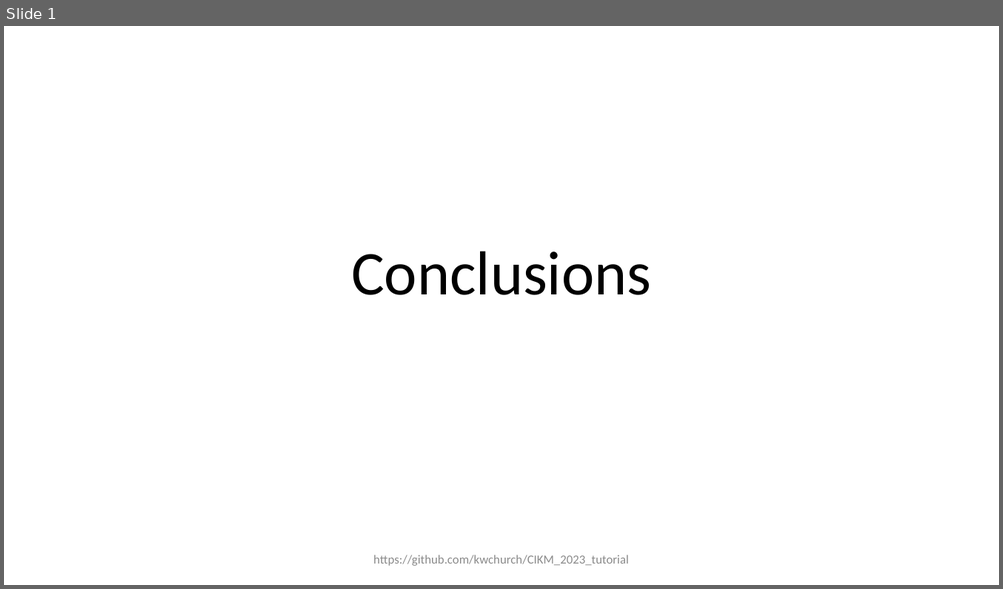
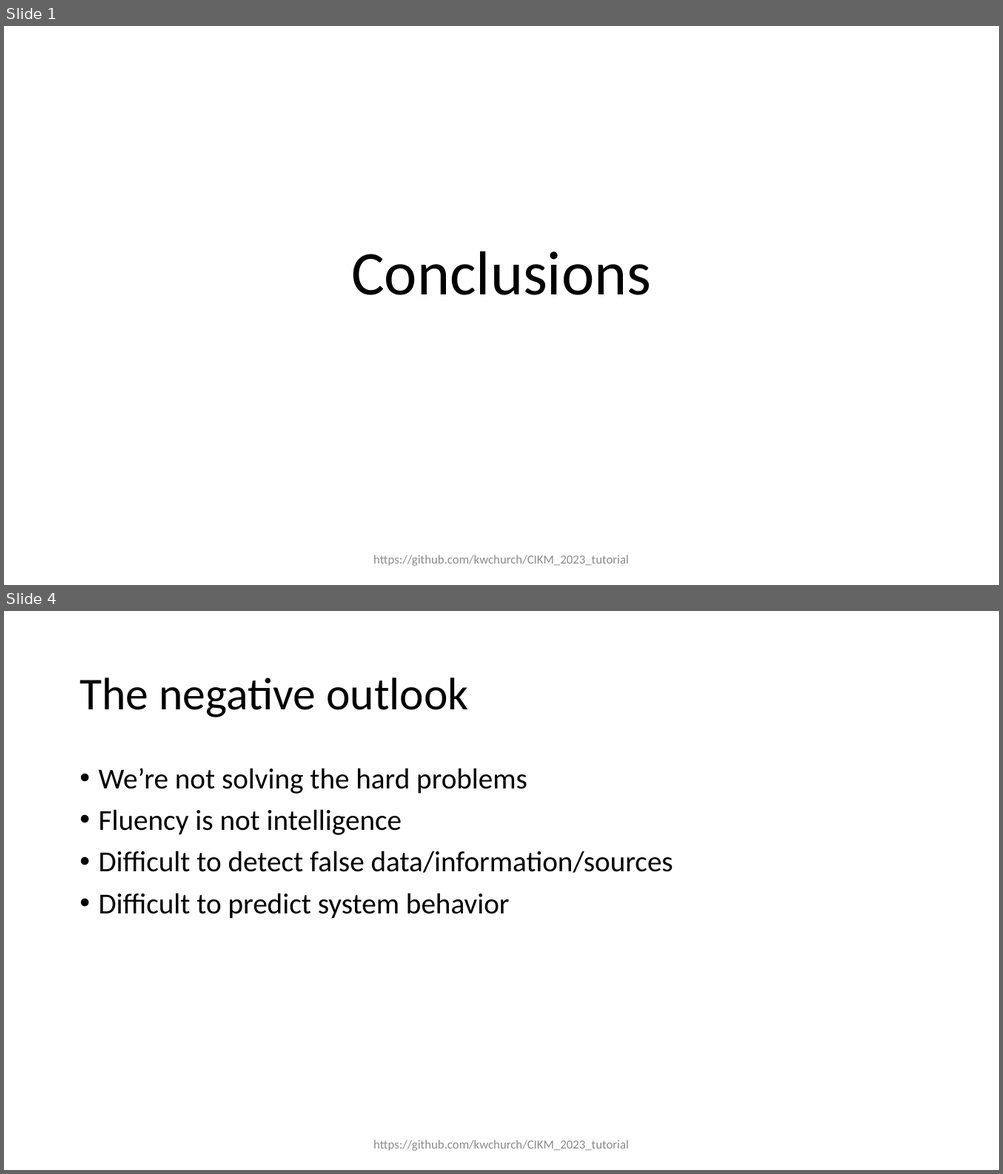
Before and after one commit to kwchurch/CIKM_2023_tutorial, a slide deck: slides/CIKM_Conclusions.pptx. Shown one above the other, each under a label of ours: slide 1 before the commit, slides 1 and 4 after it; the slides between them are not shown. The pictures are 1003x589 and 1003x1174 pixels, drawn with LibreOffice and Linux fonts; fonts in the diff are those of the drawing. Boxes give left, top, right and bottom in pixels: in the first picture for what was removed or moved away, otherwise in the second. Text is boxed around its words. In the diff, an @@ line names an element or a change of style, - is before the commit and + after.

```diff
--- a/slides/CIKM_Conclusions.pptx
+++ b/slides/CIKM_Conclusions.pptx
@@ slide 4 added at <box>4,611,999,1170</box>, background #FFFFFF @@
@@ title added at <box>79,678,468,718</box>, 44 pt, text #000000 @@
+The negative outlook
@@ text added at <box>99,768,673,919</box>, 28 pt, text #000000 @@
+• We’re not solving the hard problems
+• Fluency is not intelligence
+• Difficult to detect false data/information/sources
+• Difficult to predict system behavior
@@ text added at <box>373,1140,629,1151</box>, 12 pt, text #8C8C8C @@
+https://github.com/kwchurch/CIKM_2023_tutorial
```
Also in this commit, not shown: 2 other slides added, 10 other files.
